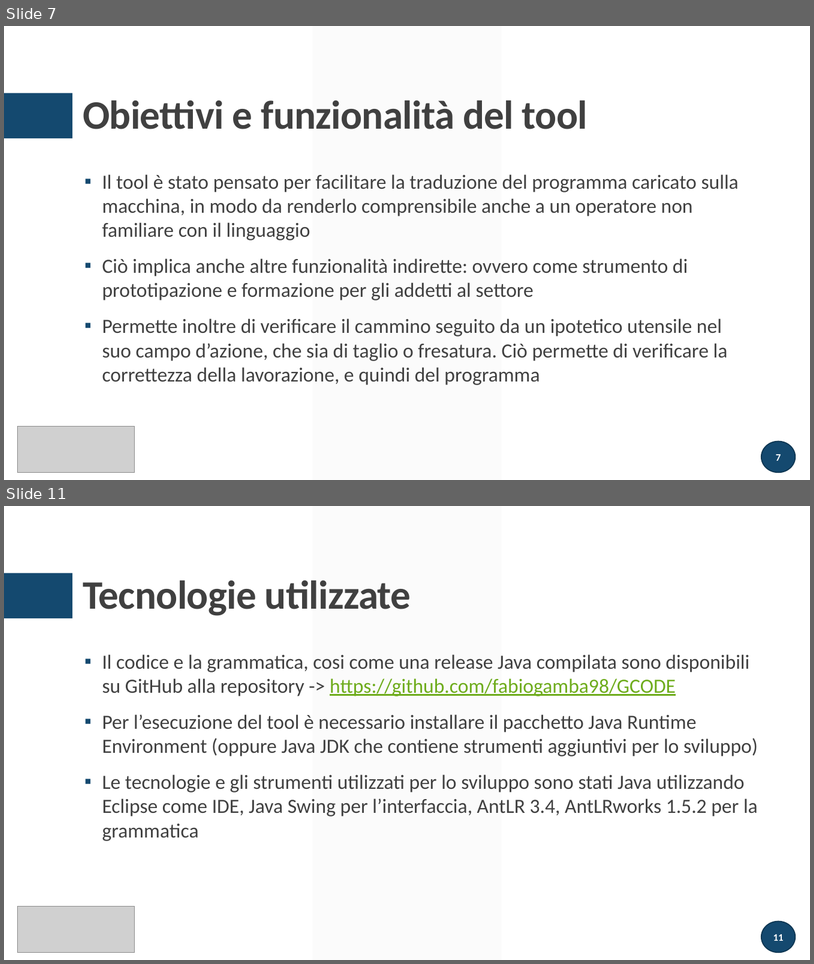
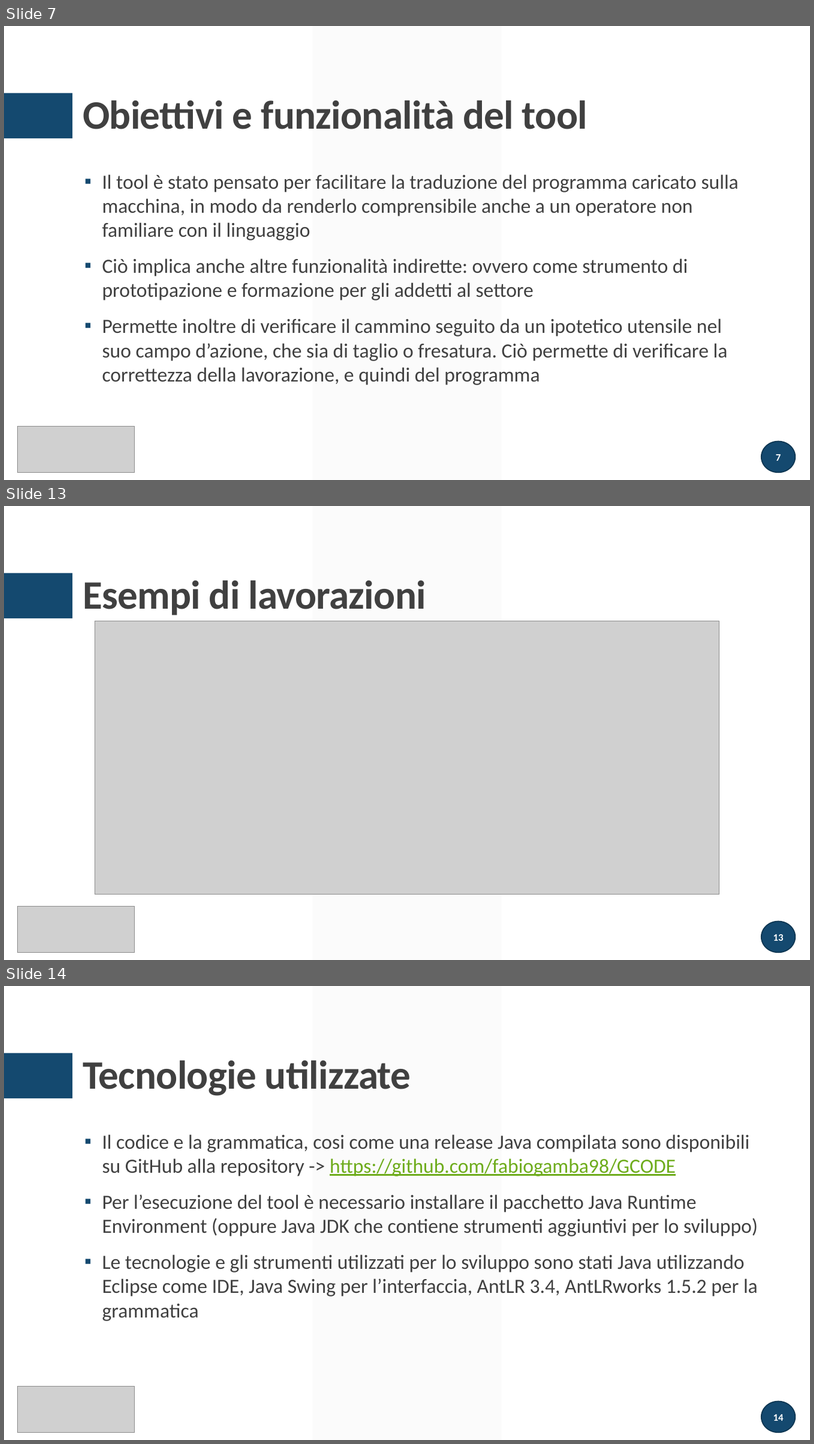
Before and after one commit to atusghen/GCODE, a slide deck: presentazione.pptx. Shown one above the other, each under a label of ours: slides 7 and 11 before the commit, slides 7, 13 and 14 after it; the slides between them are not shown. The pictures are 814x964 and 814x1444 pixels, drawn with LibreOffice and Linux fonts; fonts in the diff are those of the drawing; grey boxes stand for pictures. Boxes give left, top, right and bottom in pixels: in the first picture for what was removed or moved away, otherwise in the second. Text is boxed around its words. In the diff, an @@ line names an element or a change of style, - is before the commit and + after.

```diff
--- a/presentazione.pptx
+++ b/presentazione.pptx
@@ slide 13 added at bbox=[4, 506, 810, 960], background #FFFFFF; not listed: 2 template elements that a slide beside it also shows @@
@@ title added at bbox=[83, 580, 426, 615], 48 pt, text #404040, bold @@
+Esempi di lavorazioni
@@ picture added at bbox=[95, 621, 720, 894] @@
@@ picture added at bbox=[18, 906, 135, 952] @@
@@ page number added at bbox=[762, 921, 796, 952], fill #14496F, outline #0F3652 1.25 pt, 12 pt, text #FFFFFF, bold @@
+13
@@ what was slide 11 is now slide 14 @@
@@ page number at bbox=[774, 1414, 784, 1420]: text changed @@
-11
+14
```
Also in this commit, not shown: 5 slides changed, 2 other slides added, 6 other files.
